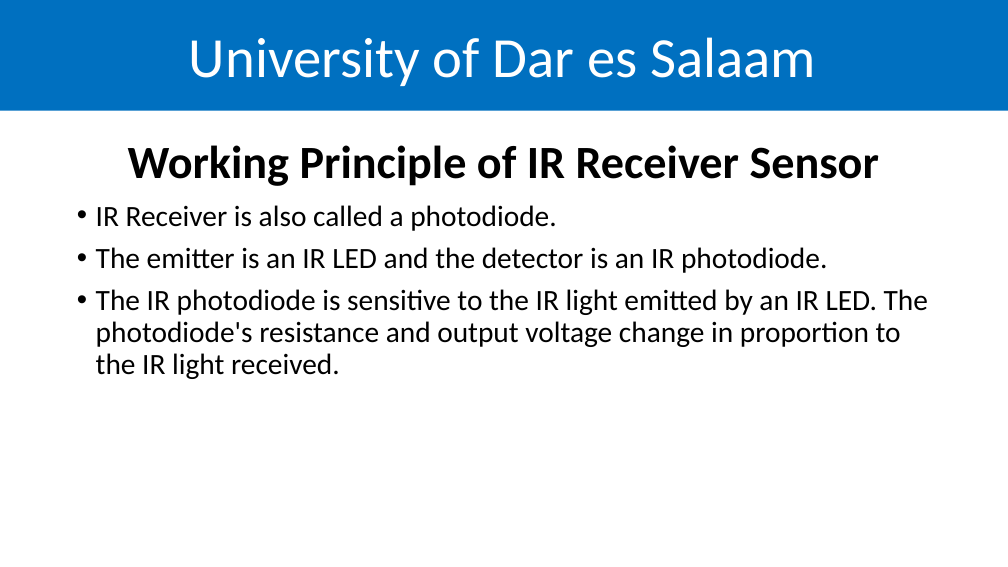
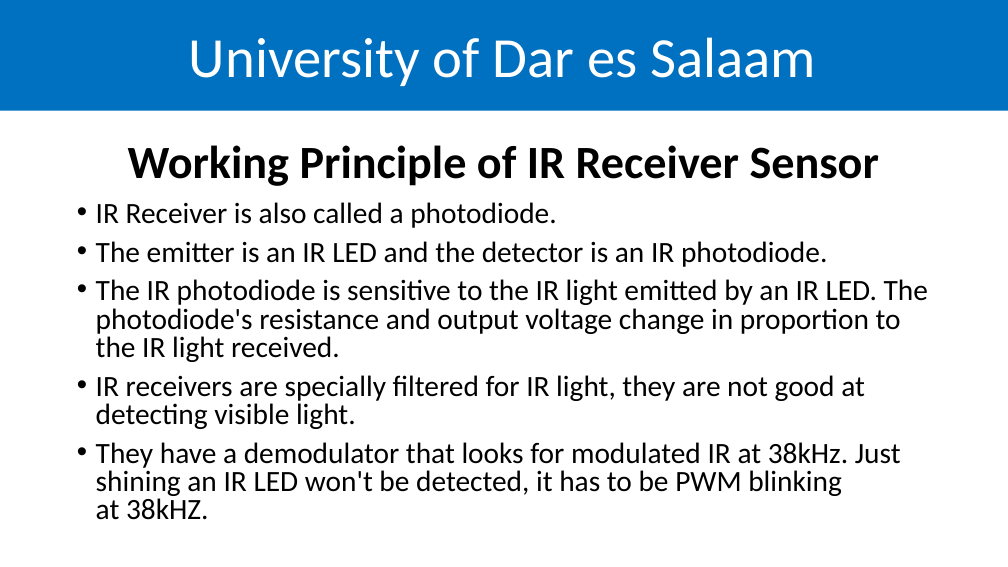
Before and after one commit to kelvkedyson/uissArduino, a slide deck: slide 5 of Practicals/Project 2/Lecture/ppt/Project 2.pptx (slide 6 before the commit). Drawn at 1008x567 pixels with LibreOffice and Linux fonts; fonts in the diff are those of the drawing; background and template pictures are left out. Boxes give left, top, right and bottom in pixels: in the first picture for what was removed or moved away, otherwise in the second. Text is boxed around its words. In the diff, an @@ line names an element or a change of style, - is before the commit and + after.

```diff
--- a/Practicals/Project 2/Lecture/ppt/Project 2.pptx
+++ b/Practicals/Project 2/Lecture/ppt/Project 2.pptx
@@ text at (96, 202, 928, 362): line spacing 0.9 to 0.8 @@
@@ text at (96, 375, 901, 520): paragraphs added @@
+• IR receivers are specially filtered for IR light, they are not good at detecting visible light.
+• They have a demodulator that looks for modulated IR at 38kHz. Just shining an IR LED won't be detected, it has to be PWM blinking at 38kHZ.
```
Also in this commit, not shown: 3 other slides changed, 5 slides added, 3 slides removed, 1 other file.
